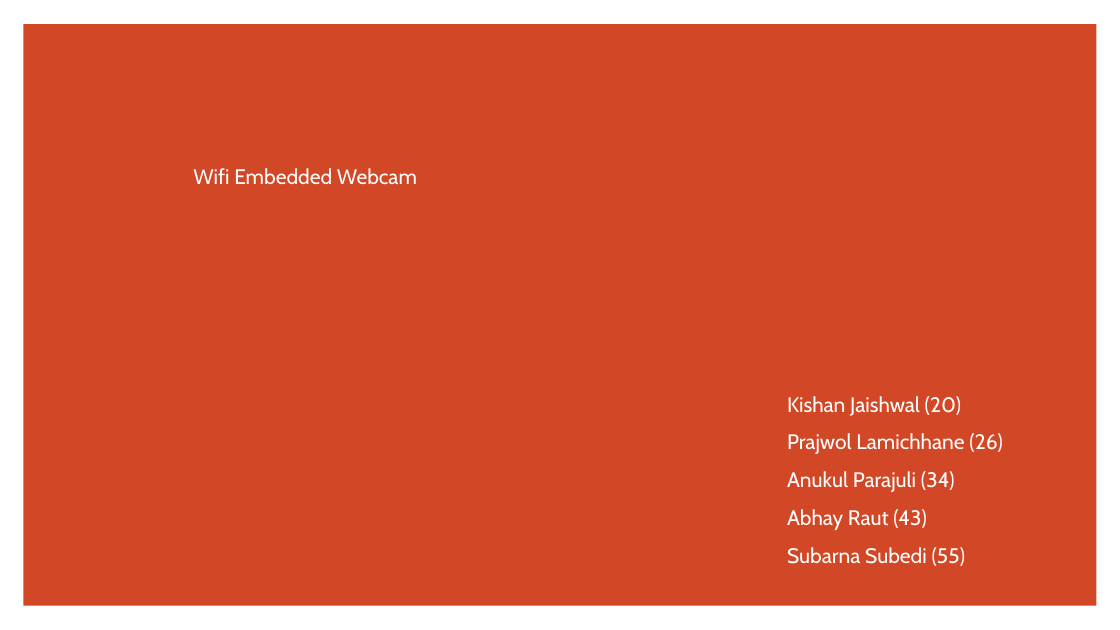
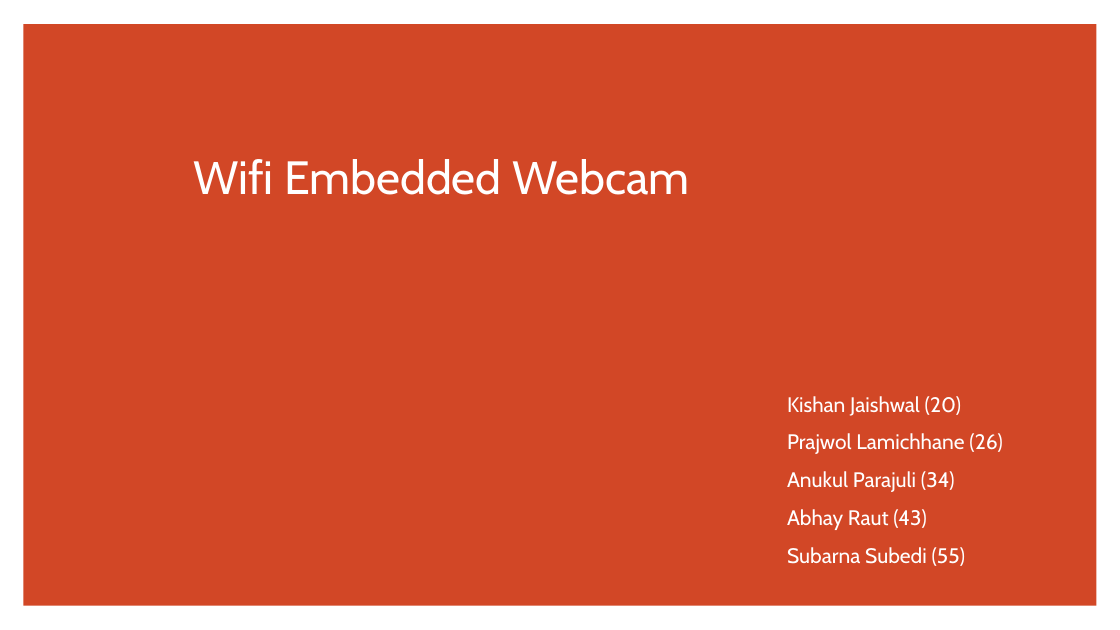
Before and after one commit to prajwollamichhane11/embeddedSystemProjectReport, a slide deck: slide 1 of Embedded System Presentation.pptx. Drawn at 1120x630 pixels with LibreOffice and Linux fonts; fonts in the diff are those of the drawing. Boxes give left, top, right and bottom in pixels: in the first picture for what was removed or moved away, otherwise in the second. Text is boxed around its words. In the diff, an @@ line names an element or a change of style, - is before the commit and + after.

```diff
--- a/Embedded System Presentation.pptx
+++ b/Embedded System Presentation.pptx
@@ text "Wifi Embedded Webcam" at <box>193,159,690,195</box>: size 18 to 40 pt @@
```
Also in this commit, not shown: 7 other slides changed, 1 slide added, 2 slides removed, 1 other file.
